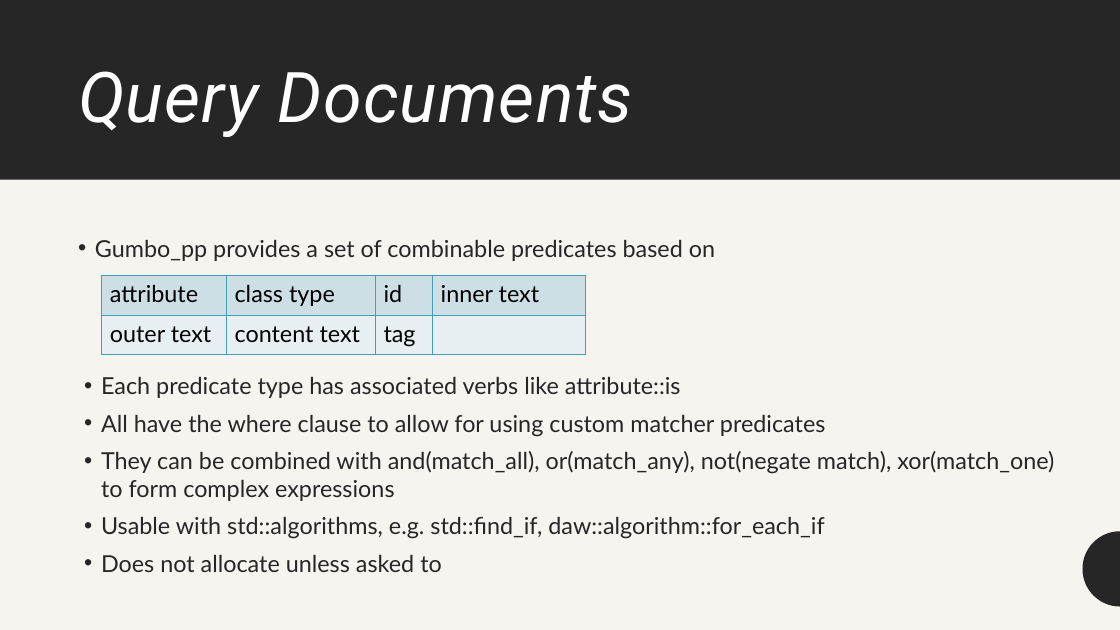
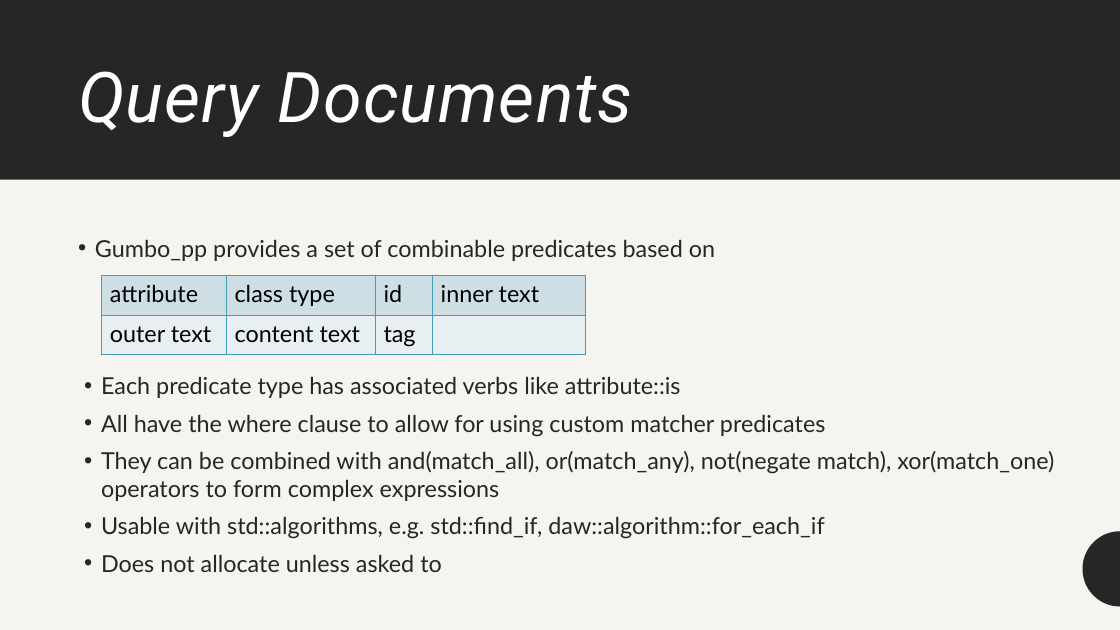
Before and after one commit to beached/denver_cug_web_scraping, a slide deck: slide 5 of Slides.pptx. Drawn at 1120x630 pixels with LibreOffice and Linux fonts; fonts in the diff are those of the drawing. Boxes give left, top, right and bottom in pixels: in the first picture for what was removed or moved away, otherwise in the second. Text is boxed around its words. In the diff, an @@ line names an element or a change of style, - is before the commit and + after.

```diff
--- a/Slides.pptx
+++ b/Slides.pptx
@@ text at (101,451,1054,501): text changed @@
-• They can be combined with and(match_all), or(match_any), not(negate match), xor(match_one) to form complex expressions
+• They can be combined with and(match_all), or(match_any), not(negate match), xor(match_one) operators to form complex expressions
```
Also in this commit, not shown: 1 other slide changed, 1 other file.
